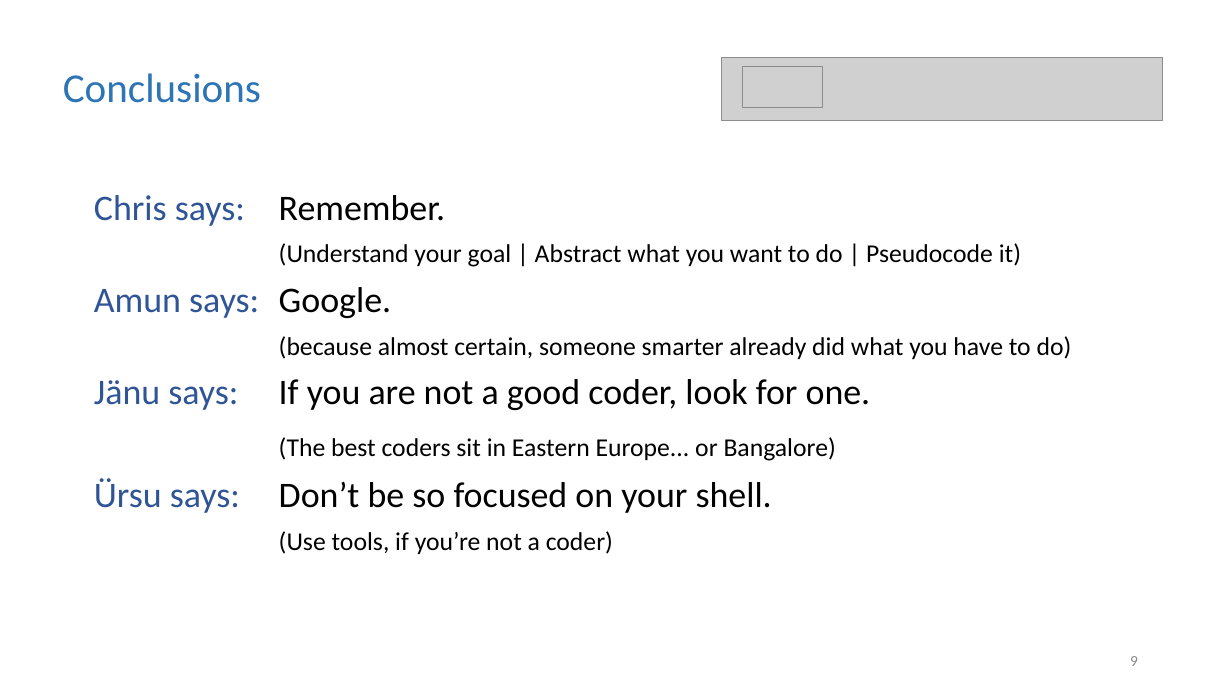
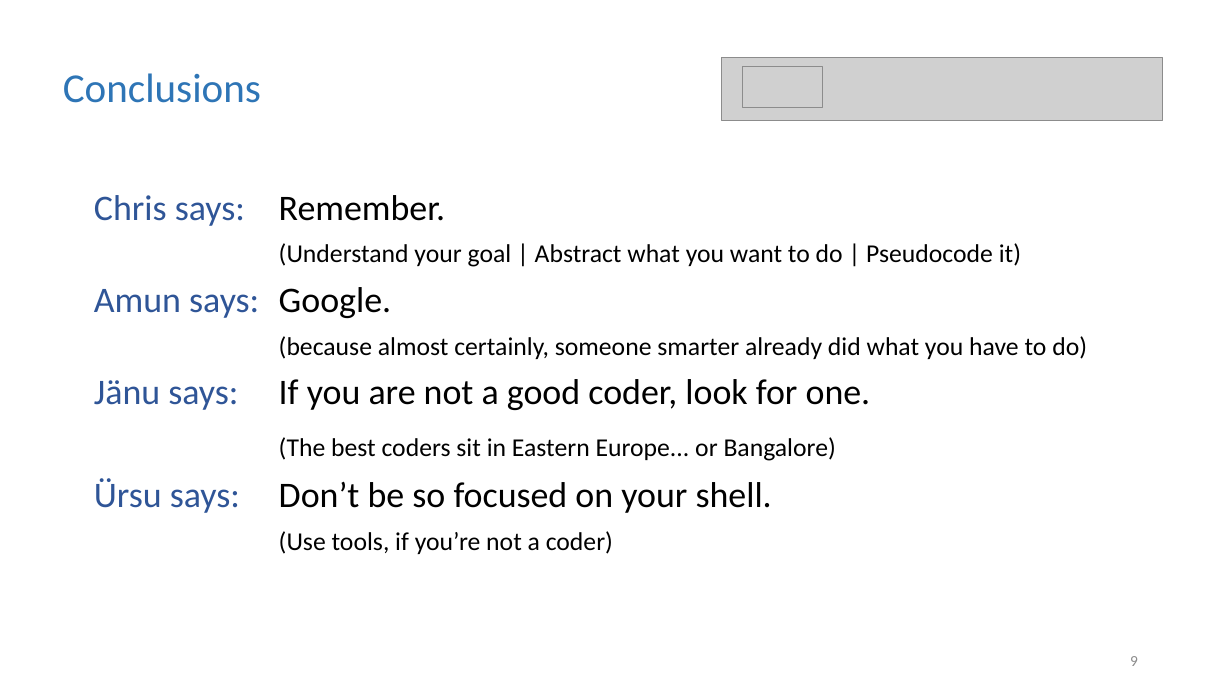
Before and after one commit to christophergalli/Team_Habsburg, a slide deck: slide 9 of GeneService_Presentation.pptx. Drawn at 1232x693 pixels with LibreOffice and Linux fonts; fonts in the diff are those of the drawing; grey boxes stand for pictures. Boxes give left, top, right and bottom in pixels: in the first picture for what was removed or moved away, otherwise in the second. Text is boxed around its words. In the diff, an @@ line names an element or a change of style, - is before the commit and + after.

```diff
--- a/GeneService_Presentation.pptx
+++ b/GeneService_Presentation.pptx
@@ text at [279, 336, 1087, 359]: text changed @@
-(because almost certain, someone smarter already did what you have to do)
+(because almost certainly, someone smarter already did what you have to do)
```
Also in this commit, not shown: 1 other slide changed, 1 slide added, 1 slide removed.
